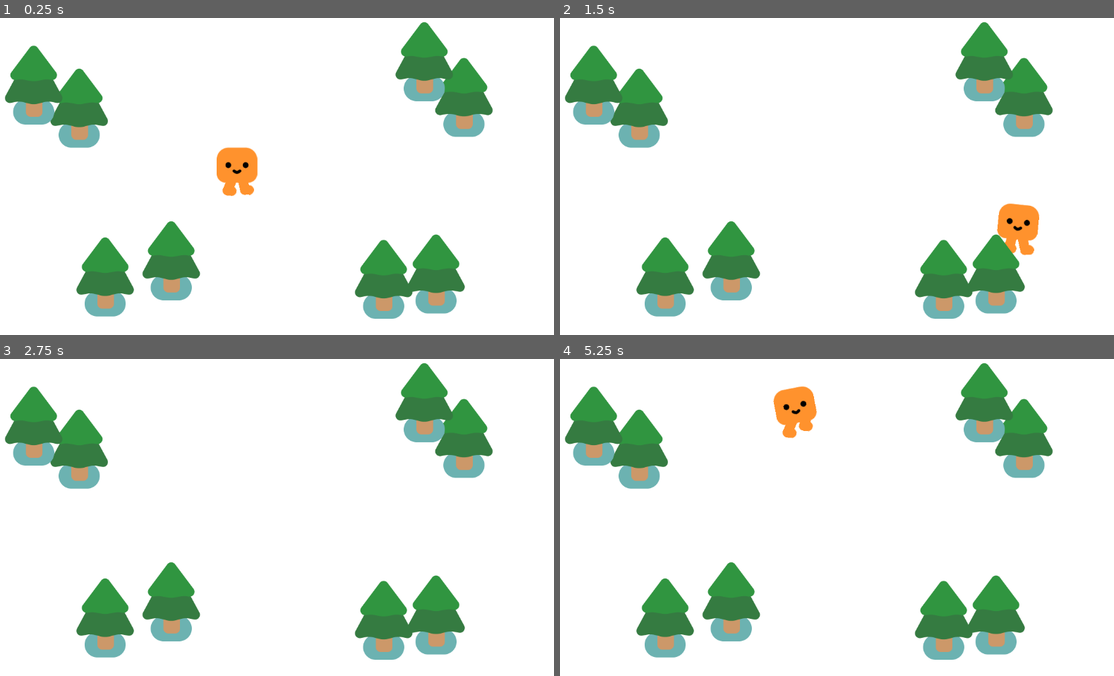
Above: before the commit, frames 1-4 (two rows, left to right).
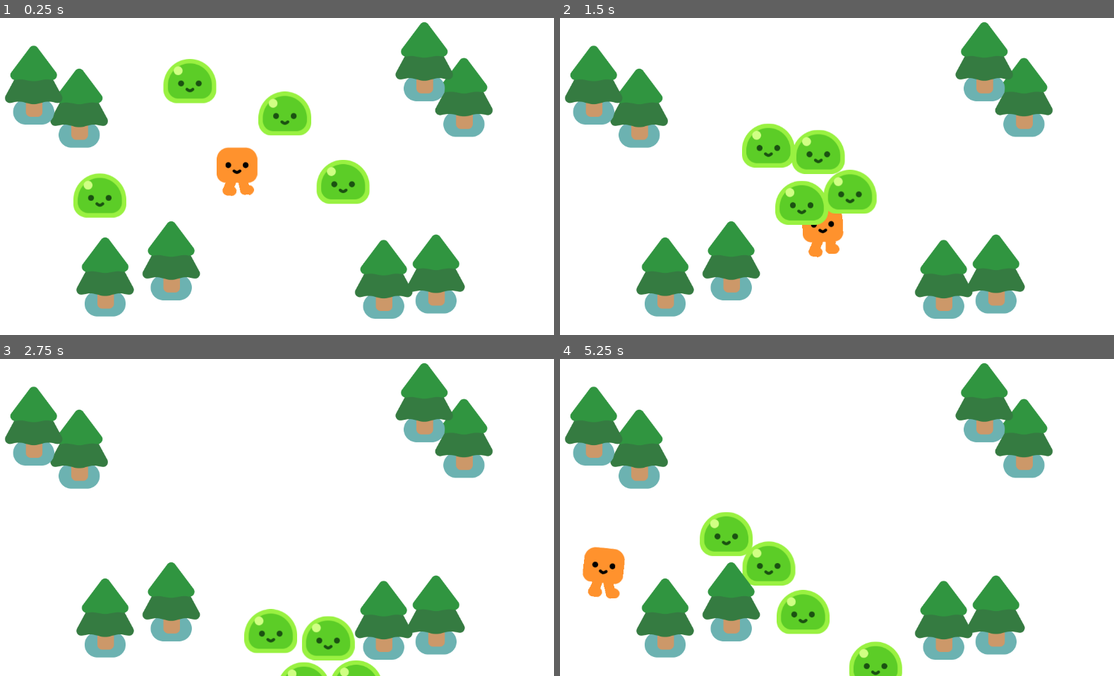
Above: after the commit, the same moments.

Repository: AnOropeza26/Final-Project
Game: Godot game, scene res://survivors_game .tscn
Same seed, same stepped clock (60 frames per second), same inputs: the game is played once before the commit and once after it. This scene is started directly instead of the project's main scene.
Inputs:
- Up to frame 1 (0.25 s): no input
- Up to frame 2 (1.5 s): hold D (move_right) 0.53-1.28 s; hold S (move_down) from 1.28 s (still down)
- Up to frame 3 (2.75 s): release S (move_down) at 2.03 s; hold D (move_right) from 2.03 s (still down)
- Up to frame 4 (5.25 s): release D (move_right) at 2.78 s; hold W (move_up) 2.78-3.53 s; hold A (move_left) 3.53-5.03 s; hold S (move_down) from 5.03 s (still down)

The runs differ from the first frame. In frame 1, 4.6% of the frame differs, in the area x 13-67%, y 12-64%; in frame 2, 6.1%; in frame 3, 2.9%; in frame 4, 6.2%, in the area x 4-62%, y 8-100%.

Commit message:
mob movement

Diff:
--- /dev/null
+++ b/mob.gd
@@ -0,0 +1,13 @@
+extends CharacterBody2D
+
+
+@onready var player = get_node("/root/Game/player")
+
+
+
+
+
+func _physics_process(delta):
+	var direction = global_position.direction_to(player.global_position)
+	velocity = direction * 300.0
+	move_and_slide()
--- /dev/null
+++ b/mob.tscn
@@ -0,0 +1,16 @@
+[gd_scene load_steps=4 format=3 uid="uid://dojjh1kd3rahe"]
+
+[ext_resource type="PackedScene" uid="uid://ogik4s70pgwl" path="res://characters/slime/slime.tscn" id="1_8rb6x"]
+[ext_resource type="Script" path="res://mob.gd" id="1_rw2lw"]
+
+[sub_resource type="CircleShape2D" id="CircleShape2D_hrg5r"]
+radius = 51.3517
+
+[node name="Mob" type="CharacterBody2D"]
+script = ExtResource("1_rw2lw")
+
+[node name="Slime" parent="." instance=ExtResource("1_8rb6x")]
+
+[node name="CollisionShape2D" type="CollisionShape2D" parent="."]
+position = Vector2(0, -26)
+shape = SubResource("CircleShape2D_hrg5r")
--- a/survivors_game .tscn
+++ b/survivors_game .tscn
@@ -1,16 +1,29 @@
-[gd_scene load_steps=3 format=3 uid="uid://c3x3ko7r86xi"]
+[gd_scene load_steps=4 format=3 uid="uid://c3x3ko7r86xi"]
 
 [ext_resource type="PackedScene" uid="uid://1lk2mbnh2rvm" path="res://player.tscn" id="1_lias5"]
+[ext_resource type="PackedScene" uid="uid://dojjh1kd3rahe" path="res://mob.tscn" id="2_0gb5e"]
 [ext_resource type="PackedScene" uid="uid://clx1385y22h7i" path="res://pinetree.tscn" id="2_h4mnl"]
 
 [node name="Game" type="Node2D"]
 
 [node name="ColorRect" type="ColorRect" parent="."]
-offset_right = 1154.0
-offset_bottom = 656.0
+offset_right = 1166.0
+offset_bottom = 678.0
 
 [node name="player" parent="." instance=ExtResource("1_lias5")]
 position = Vector2(506, 356)
+
+[node name="Mob" parent="." instance=ExtResource("2_0gb5e")]
+position = Vector2(150, 410)
+
+[node name="Mob2" parent="." instance=ExtResource("2_0gb5e")]
+position = Vector2(796, 376)
+
+[node name="Mob3" parent="." instance=ExtResource("2_0gb5e")]
+position = Vector2(374, 98)
+
+[node name="Mob4" parent="." instance=ExtResource("2_0gb5e")]
+position = Vector2(648, 172)
 
 [node name="Pinetree" parent="." instance=ExtResource("2_h4mnl")]
 position = Vector2(182, 232)
